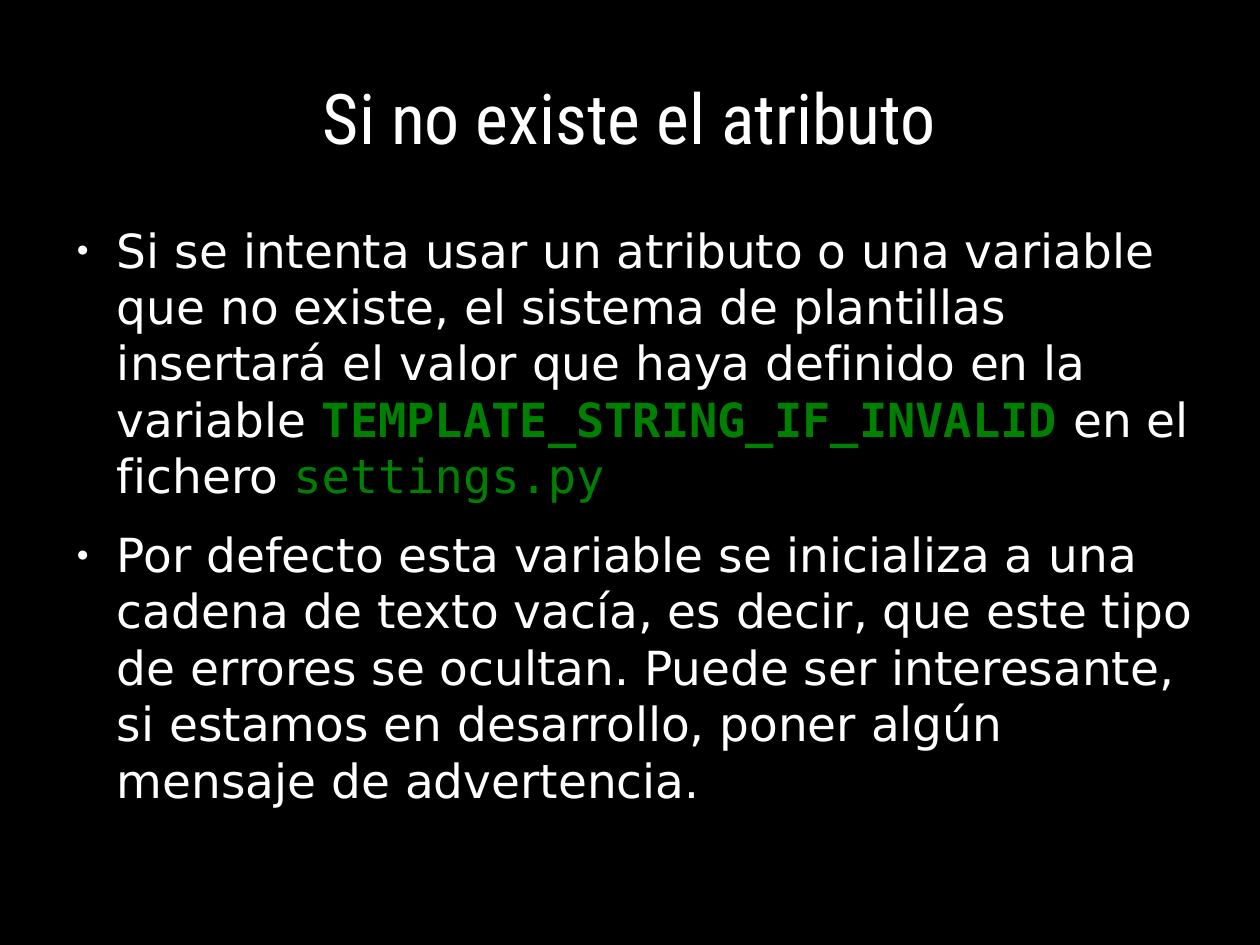
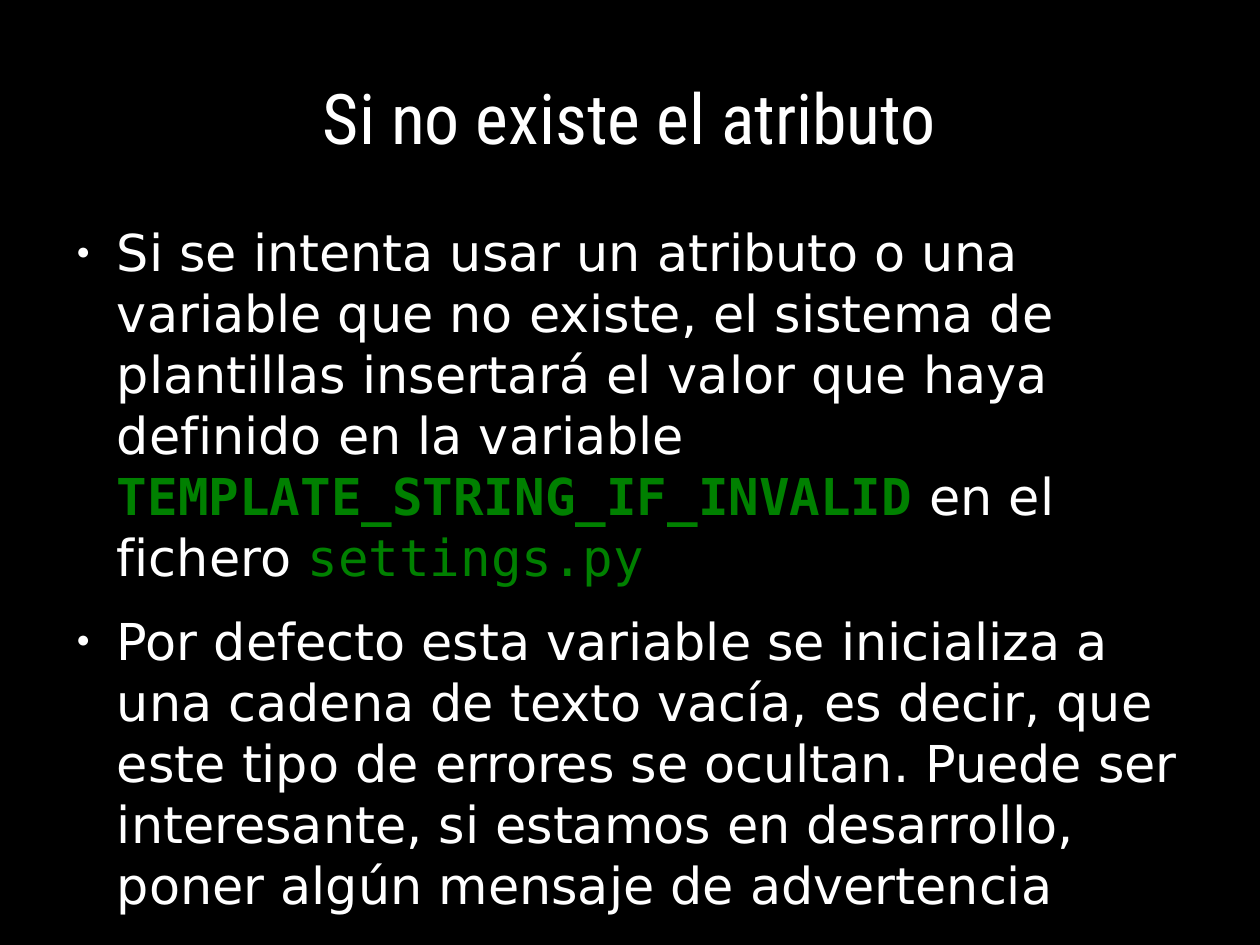
Before and after one commit to euribates/curso-django, a slide deck: slide 84 of presentacion/curso_django.odp (slide 82 before the commit). Drawn at 1260x945 pixels with LibreOffice and Linux fonts; fonts in the diff are those of the drawing. Boxes give left, top, right and bottom in pixels: in the first picture for what was removed or moved away, otherwise in the second. Text is boxed around its words. In the diff, an @@ line names an element or a change of style, - is before the commit and + after.

```diff
--- a/presentacion/curso_django.odp
+++ b/presentacion/curso_django.odp
@@ text at [117,232,1054,587]: size 29.6 to 32 pt in "Si se intenta usar un atributo o ..." @@
@@ text at [117,621,1177,849]: text changed; size 29.6 to 32 pt @@
-● Por defecto esta variable se inicializa a una cadena de texto vacía, es decir, que este tipo de errores se ocultan. Puede ser interesante, si estamos en desarrollo, poner algún mensaje de advertencia.
+● Por defecto esta variable se inicializa a una cadena de texto vacía, es decir, que este tipo de errores se ocultan. Puede ser interesante, si estamos en desarrollo, poner algún mensaje de advertencia
```
Also in this commit, not shown: 61 other slides changed, 4 slides added, 1 other file.
